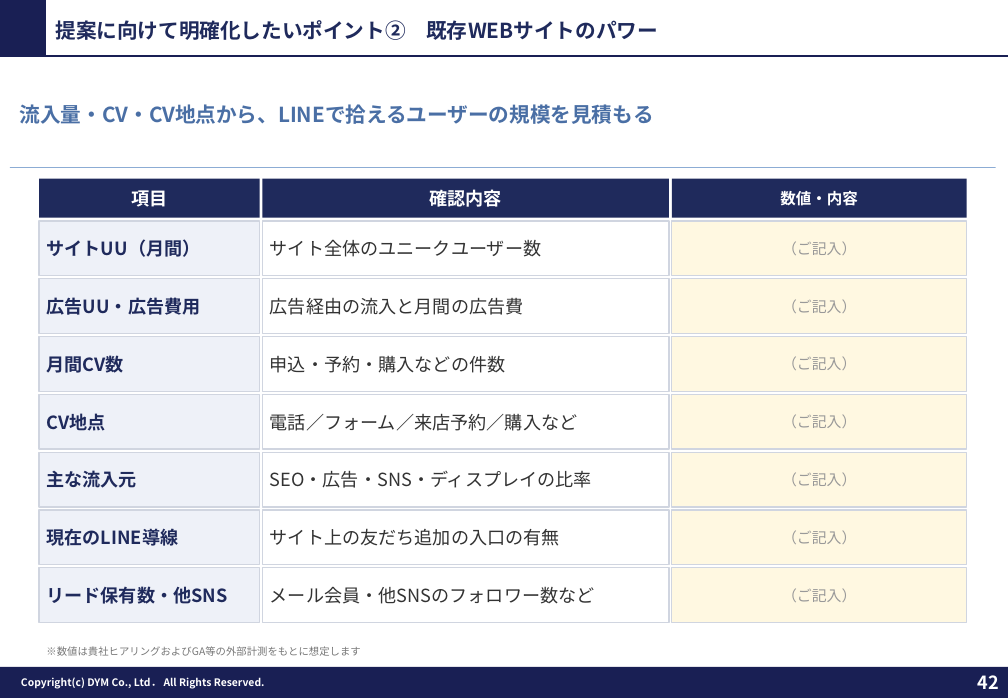
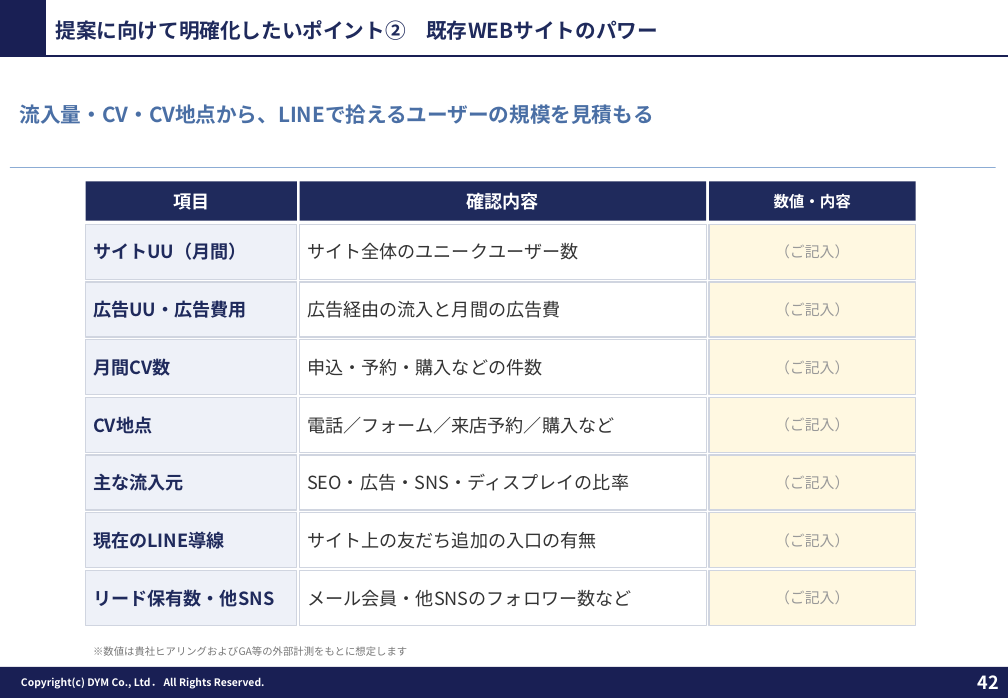
Before and after one commit to tonomura-r-dev/folder, a slide deck: slide 42 of _data/fmt/提案FMT_MAX版_20261029.pptx. Drawn at 1008x698 pixels with LibreOffice and Linux fonts; fonts in the diff are those of the drawing; background and template pictures are left out. Boxes give left, top, right and bottom in pixels: in the first picture for what was removed or moved away, otherwise in the second. Text is boxed around its words. In the diff, an @@ line names an element or a change of style, - is before the commit and + after.

```diff
--- a/_data/fmt/提案FMT_MAX版_20261029.pptx
+++ b/_data/fmt/提案FMT_MAX版_20261029.pptx
@@ rectangle "項目" resized from (x1=39, y1=179, x2=260, y2=218) to (x1=86, y1=181, x2=297, y2=221) @@
@@ rectangle "数値・内容" resized from (x1=672, y1=179, x2=967, y2=218) to (x1=709, y1=181, x2=916, y2=221) @@
@@ rectangle "サイトUU（月間）" resized from (x1=39, y1=222, x2=260, y2=276) to (x1=86, y1=224, x2=297, y2=279) @@
@@ rectangle "（ご記入）" resized from (x1=672, y1=222, x2=967, y2=276) to (x1=709, y1=224, x2=916, y2=279) @@
@@ rectangle "広告UU・広告費用" resized from (x1=39, y1=279, x2=260, y2=334) to (x1=86, y1=282, x2=297, y2=337) @@
@@ rectangle "（ご記入）" resized from (x1=672, y1=279, x2=967, y2=334) to (x1=709, y1=282, x2=916, y2=337) @@
@@ rectangle "月間CV数" resized from (x1=39, y1=337, x2=260, y2=392) to (x1=86, y1=340, x2=297, y2=395) @@
@@ rectangle "（ご記入）" resized from (x1=672, y1=337, x2=967, y2=392) to (x1=709, y1=340, x2=916, y2=395) @@
@@ rectangle "CV地点" resized from (x1=39, y1=395, x2=260, y2=450) to (x1=86, y1=397, x2=297, y2=452) @@
@@ 3 rectangles moved together from (x1=262, y1=179, x2=669, y2=450) to (x1=300, y1=181, x2=706, y2=452) @@
@@ rectangle "（ご記入）" resized from (x1=672, y1=395, x2=967, y2=450) to (x1=709, y1=397, x2=916, y2=452) @@
@@ rectangle "主な流入元" resized from (x1=39, y1=452, x2=260, y2=507) to (x1=86, y1=455, x2=297, y2=510) @@
@@ rectangle "（ご記入）" resized from (x1=672, y1=452, x2=967, y2=507) to (x1=709, y1=455, x2=916, y2=510) @@
@@ rectangle "現在のLINE導線" resized from (x1=39, y1=510, x2=260, y2=565) to (x1=86, y1=513, x2=297, y2=568) @@
@@ rectangle "（ご記入）" resized from (x1=672, y1=510, x2=967, y2=565) to (x1=709, y1=513, x2=916, y2=568) @@
@@ rectangle "リード保有数・他SNS" resized from (x1=39, y1=568, x2=260, y2=623) to (x1=86, y1=571, x2=297, y2=625) @@
@@ 5 rectangles moved together from (x1=262, y1=279, x2=669, y2=623) to (x1=300, y1=282, x2=706, y2=625) @@
@@ rectangle "（ご記入）" resized from (x1=672, y1=568, x2=967, y2=623) to (x1=709, y1=571, x2=916, y2=625) @@
@@ text "※数値は貴社ヒアリングおよびGA等の外部計測をもとに想定します" moved from (x1=46, y1=646, x2=360, y2=656) to (x1=93, y1=646, x2=407, y2=656) @@
```
Also in this commit, not shown: 3 other slides changed, 4 other files.
